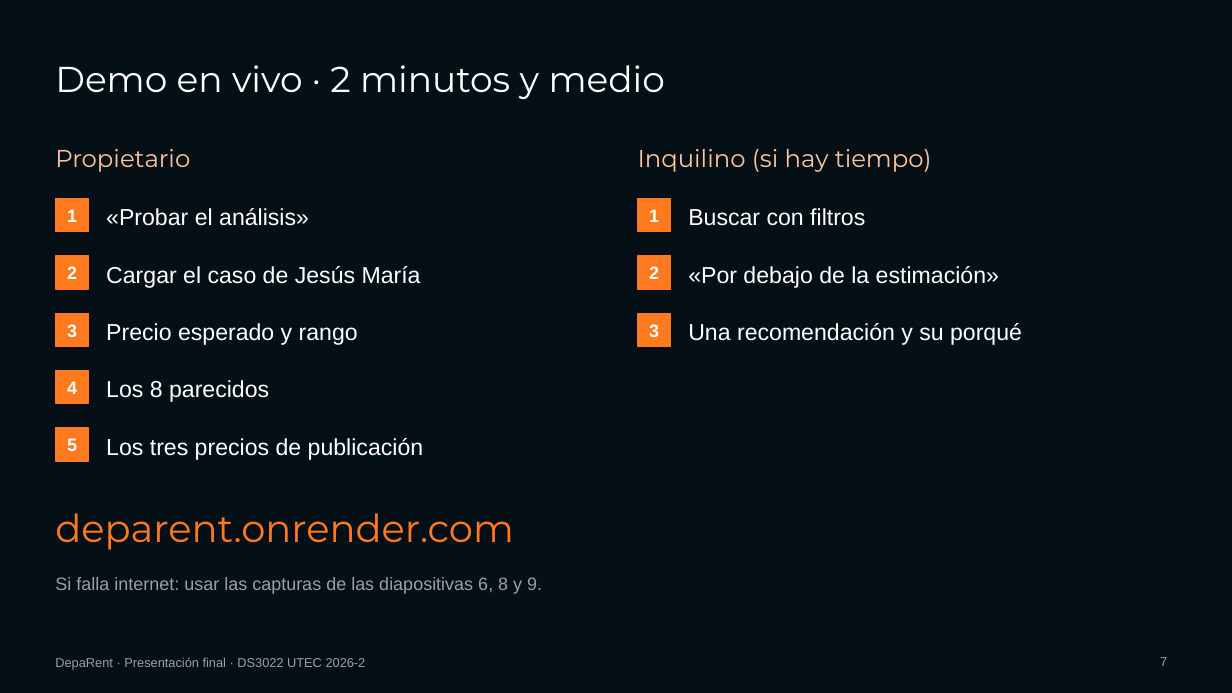
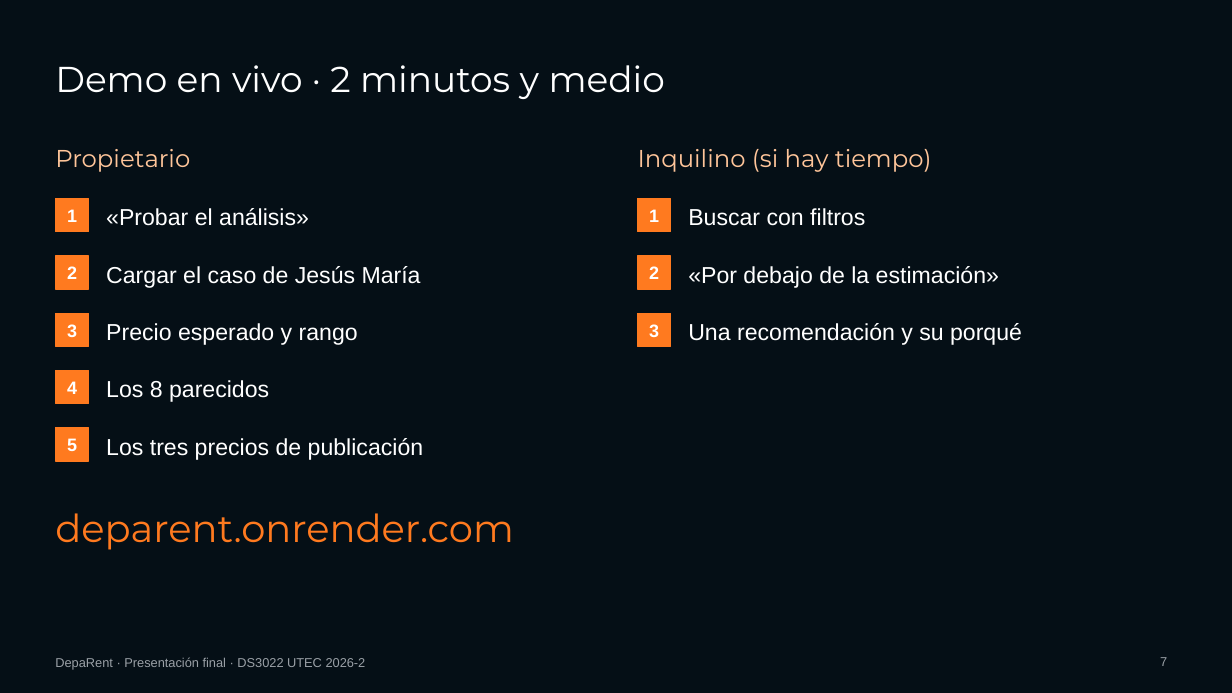
Before and after one commit to ArmandoPal/DepaRent, a slide deck: slide 7 of deliveries/week15/presentation/PresentationFinal.pptx. Drawn at 1232x693 pixels with LibreOffice and Linux fonts; fonts in the diff are those of the drawing. Boxes give left, top, right and bottom in pixels: in the first picture for what was removed or moved away, otherwise in the second. Text is boxed around its words. In the diff, an @@ line names an element or a change of style, - is before the commit and + after.

Commit message:
docs(week15): nuevo reparto de la presentación y notas completas del orador
Breysi abre (diapositivas 1-5), Adrian hace la demostración (6-8), Luciana la parte técnica (9-12) y
Armando el valor, las limitaciones y el cierre (13-17). Las notas de cada diapositiva tienen el texto
completo y el guion se genera de ellas (notas.js). Se quita de la diapositiva 7 el aviso sobre usar
capturas si falla internet; queda solo en las notas.

```diff
--- a/deliveries/week15/presentation/PresentationFinal.pptx
+++ b/deliveries/week15/presentation/PresentationFinal.pptx
@@ text removed at [55, 577, 542, 594] @@
-Si falla internet: usar las capturas de las diapositivas 6, 8 y 9.
```
Also in this commit, not shown: 5 other files.
